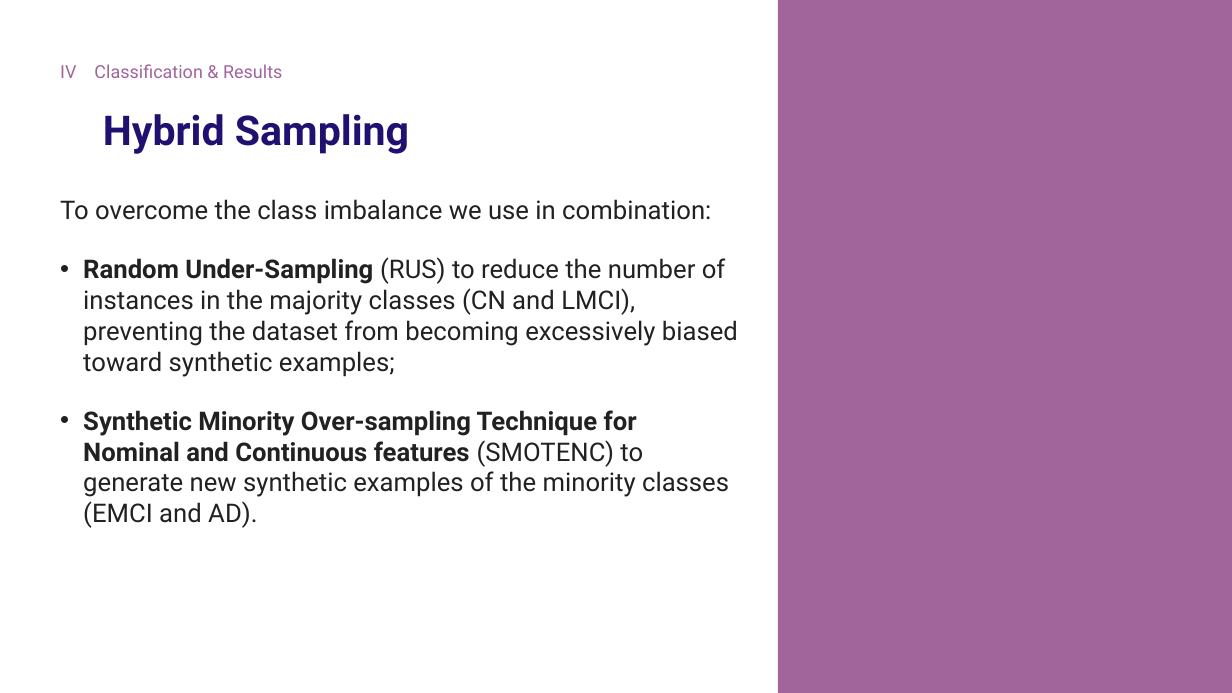
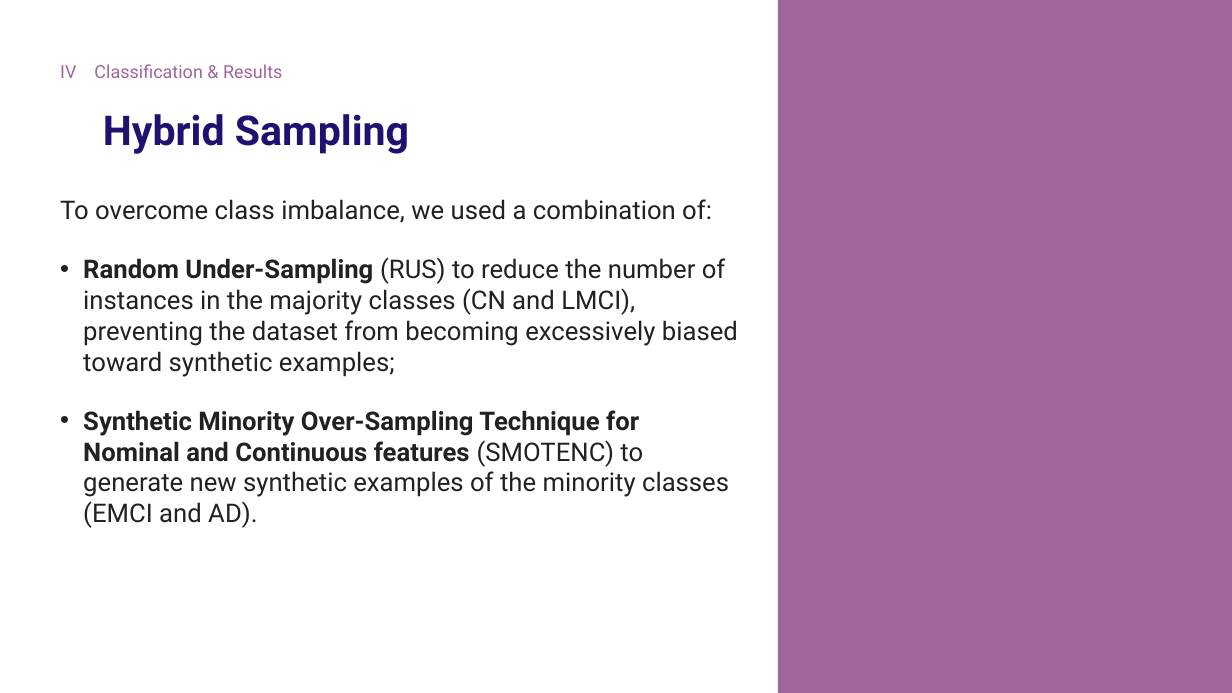
Before and after one commit to Tenshin000/CogniPredictAD, a slide deck: slide 20 of Presentation.pptx. Drawn at 1232x693 pixels with LibreOffice and Linux fonts; fonts in the diff are those of the drawing. Boxes give left, top, right and bottom in pixels: in the first picture for what was removed or moved away, otherwise in the second. Text is boxed around its words. In the diff, an @@ line names an element or a change of style, - is before the commit and + after.

```diff
--- a/Presentation.pptx
+++ b/Presentation.pptx
@@ text at [60, 199, 712, 223]: text changed @@
-To overcome the class imbalance we use in combination:
+To overcome class imbalance, we used a combination of:
@@ text at [83, 410, 729, 528]: text changed @@
-• Synthetic Minority Over-sampling Technique for Nominal and Continuous features (SMOTENC) to generate new synthetic examples of the minority classes (EMCI and AD).
+• Synthetic Minority Over-Sampling Technique for Nominal and Continuous features (SMOTENC) to generate new synthetic examples of the minority classes (EMCI and AD).
```
Also in this commit, not shown: 16 other slides changed, 8 other files.
